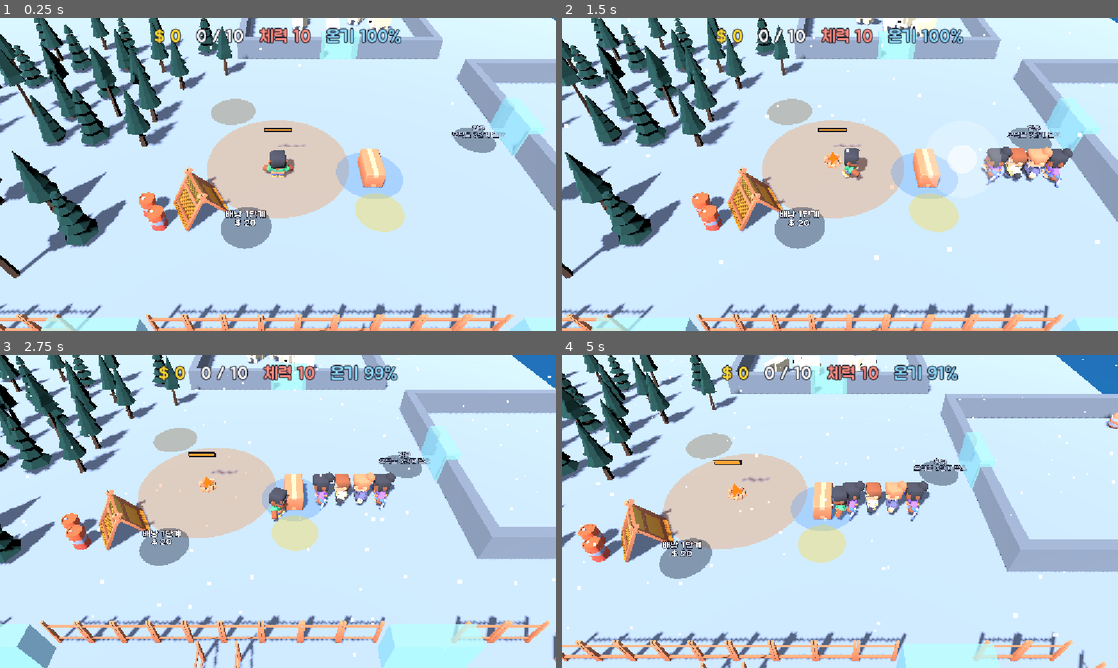
Above: before the commit, frames 1-4 (two rows, left to right).
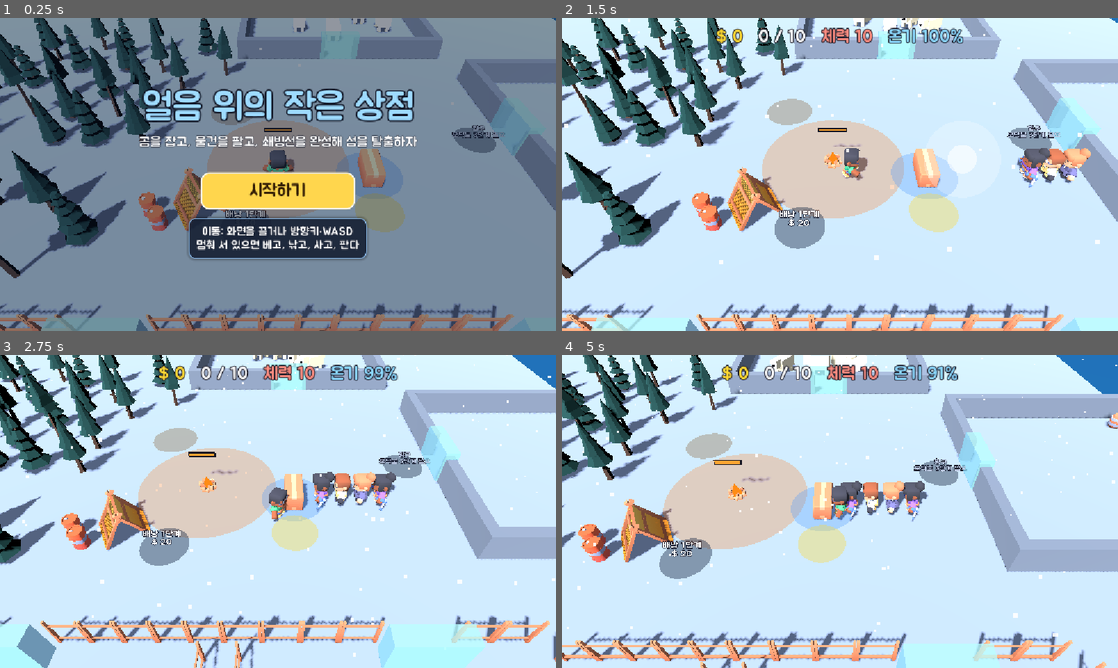
Above: after the commit, the same moments.

Repository: kimpro4214/FrostCamp
Game: Godot game, scene res://frost_camp/scenes/main.tscn
Same seed, same stepped clock (60 frames per second), same inputs: the game is played once before the commit and once after it.
Inputs (mouse positions are in pixels of both pictures, inside the frame that each line leads up to):
- Up to frame 1 (0.25 s): no input
- Up to frame 2 (1.5 s): click (840, 190) at 0.5 s, where only the run after the commit has a clickable "시작하기"; tap Enter (ui_accept) at 1.25 s; move the mouse to (962, 158) at 1.27 s; hold D from 1.28 s (still down); hold Enter (ui_accept) from 1.28 s (still down); click (962, 158) at 1.42 s
- Up to frame 3 (2.75 s): release D at 2 s; release Enter (ui_accept) at 2 s; drag from (166, 527) to (250, 574) at 2.02 s
- Up to frame 4 (5 s): move the mouse to (895, 442) at 2.77 s; hold D 2.78-3.5 s; hold Enter (ui_accept) 2.78-3.5 s; drag from (812, 574) to (673, 464) at 3.52 s; move the mouse to (1006, 558) at 4.27 s; hold A from 4.28 s (still down); hold Enter (ui_accept) from 4.28 s (still down)

The runs differ from the first frame. In frame 1, 97% of the frame differs, in the area x 0-100%, y 0-100%; in frame 2, 2.2%; in frame 3, 0.6%; in frame 4, 1.0%.

Commit message:
feat: 프로스트 캠프 시작 화면과 공용 UI 모양 추가

Diff:
--- a/frost_camp/scenes/main.gd
+++ b/frost_camp/scenes/main.gd
@@ -15,6 +15,7 @@
 const WallView := preload("res://frost_camp/scenes/wall_view.gd")
 const FishingView := preload("res://frost_camp/scenes/fishing_view.gd")
 const GunView := preload("res://frost_camp/scenes/gun_view.gd")
+const Title := preload("res://frost_camp/ui/title.gd")
 const Ending := preload("res://frost_camp/scenes/ending.gd")
 const ConveyorView := preload("res://frost_camp/scenes/conveyor_view.gd")
 ## 습격 방향 화살표가 플레이어에서 떨어진 거리, 이보다 가까운 곰은 가리키지 않는다
@@ -35,6 +36,11 @@
 var _last_stack := 0
 var _step_timer := 0.0
 var _raid_arrow: Node3D
+
+## true면 시작 화면 없이 바로 시작한다(화면 확인용 스크립트가 쓴다).
+var skip_title := false
+## 시작 화면에서 "시작하기"를 누르기 전에는 시간이 흐르지 않는다.
+var started := false
 
 @onready var _player: CharacterBody3D = $Player
 @onready var _camera: Camera3D = $Camera3D
@@ -131,6 +137,7 @@
 	_camera.target = _player
 	_camera.snap()
 	_bake_navigation()
+	_show_title()
 
 
 ## 시설마다 체력 표시와 수리 존을 붙인다. 판매대는 계산대 모델, 적치장은 통나무 더미가 부서지는 대상이다.
@@ -352,7 +359,27 @@
 
 
 func _physics_process(delta: float) -> void:
-	sim.tick(delta)
+	if started:
+		sim.tick(delta)
+
+
+## 시작 화면을 띄우고, 누르기 전까지 플레이어와 HUD를 멈춰 둔다.
+func _show_title() -> void:
+	if skip_title:
+		_on_started()
+		return
+	_hud.visible = false
+	_player.set_physics_process(false)
+	var title := Title.new()
+	add_child(title)
+	title.started.connect(_on_started)
+
+
+func _on_started() -> void:
+	started = true
+	_hud.visible = true
+	_player.set_physics_process(true)
+	_sfx.play("purchase")
 
 
 func _process(delta: float) -> void:
--- /dev/null
+++ b/frost_camp/ui/title.gd
@@ -0,0 +1,63 @@
+extends CanvasLayer
+## 시작 화면. 캠프 위에 제목과 시작 버튼, 조작 안내를 띄운다. 시작을 누르면(또는 Enter·Space) 사라지며 게임이 흐른다.
+
+signal started
+
+const UiStyle := preload("res://frost_camp/ui/ui_style.gd")
+
+var _root: Control
+
+
+func _ready() -> void:
+	layer = 20
+	_root = Control.new()
+	_root.set_anchors_preset(Control.PRESET_FULL_RECT)
+	add_child(_root)
+	var dim := ColorRect.new()
+	dim.set_anchors_preset(Control.PRESET_FULL_RECT)
+	dim.color = Color(0.04, 0.08, 0.16, 0.45)
+	_root.add_child(dim)
+	var center := CenterContainer.new()
+	center.set_anchors_preset(Control.PRESET_FULL_RECT)
+	_root.add_child(center)
+	var box := VBoxContainer.new()
+	box.alignment = BoxContainer.ALIGNMENT_CENTER
+	box.add_theme_constant_override("separation", 18)
+	center.add_child(box)
+	var title := UiStyle.label("얼음 위의 작은 상점", 76, UiStyle.ICE)
+	title.horizontal_alignment = HORIZONTAL_ALIGNMENT_CENTER
+	box.add_child(title)
+	var subtitle := UiStyle.label("곰을 잡고, 물건을 팔고, 쇄빙선을 완성해 섬을 탈출하자", 28)
+	subtitle.horizontal_alignment = HORIZONTAL_ALIGNMENT_CENTER
+	box.add_child(subtitle)
+	var gap := Control.new()
+	gap.custom_minimum_size.y = 12
+	box.add_child(gap)
+	var start := Button.new()
+	start.text = "시작하기"
+	start.custom_minimum_size = Vector2(320, 76)
+	start.size_flags_horizontal = Control.SIZE_SHRINK_CENTER
+	UiStyle.style_button(start, 36)
+	start.pressed.connect(_start)
+	box.add_child(start)
+	var help := PanelContainer.new()
+	help.add_theme_stylebox_override("panel", UiStyle.panel(14, 16.0))
+	help.size_flags_horizontal = Control.SIZE_SHRINK_CENTER
+	box.add_child(help)
+	var tips := UiStyle.label("이동: 화면을 끌거나 방향키·WASD\n멈춰 서 있으면 베고, 낚고, 사고, 판다", 24)
+	tips.horizontal_alignment = HORIZONTAL_ALIGNMENT_CENTER
+	help.add_child(tips)
+	start.grab_focus.call_deferred()
+
+
+func _unhandled_input(event: InputEvent) -> void:
+	if event.is_action_pressed("ui_accept"):
+		_start()
+
+
+func _start() -> void:
+	if not visible:
+		return
+	visible = false
+	started.emit()
+	queue_free()
--- /dev/null
+++ b/frost_camp/ui/ui_style.gd
@@ -0,0 +1,47 @@
+extends RefCounted
+## 화면 UI가 같이 쓰는 모양: 둥근 패널, 버튼, 글자. 시작 화면·HUD·결과 화면이 같은 느낌을 갖게 한다.
+
+const PANEL_COLOR := Color(0.09, 0.13, 0.21, 0.88)
+const BORDER_COLOR := Color(0.55, 0.75, 0.95, 0.9)
+const GOLD := Color(1.0, 0.84, 0.3)
+const ICE := Color(0.62, 0.86, 1.0)
+const OUTLINE := Color(0.06, 0.08, 0.14)
+
+
+## 둥근 모서리와 얇은 테두리가 있는 반투명 패널
+static func panel(radius := 18, margin := 18.0, color := PANEL_COLOR) -> StyleBoxFlat:
+	var box := StyleBoxFlat.new()
+	box.bg_color = color
+	box.set_corner_radius_all(radius)
+	box.set_border_width_all(2)
+	box.border_color = BORDER_COLOR
+	box.set_content_margin_all(margin)
+	box.shadow_color = Color(0, 0, 0, 0.25)
+	box.shadow_size = 6
+	return box
+
+
+## 큰 금빛 버튼(보통, 올림, 누름 세 모양)
+static func style_button(button: Button, font_size := 32) -> void:
+	for state in ["normal", "hover", "pressed", "focus"]:
+		var box := StyleBoxFlat.new()
+		box.bg_color = GOLD.darkened(0.15 if state == "pressed" else 0.0).lightened(0.12 if state == "hover" else 0.0)
+		box.set_corner_radius_all(16)
+		box.set_content_margin_all(14.0)
+		box.border_color = Color(1, 1, 1, 0.9) if state == "focus" else GOLD.darkened(0.35)
+		box.set_border_width_all(3)
+		button.add_theme_stylebox_override(state, box)
+	button.add_theme_font_size_override("font_size", font_size)
+	for color_name in ["font_color", "font_hover_color", "font_pressed_color", "font_focus_color"]:
+		button.add_theme_color_override(color_name, Color(0.2, 0.12, 0.02))
+
+
+## 테두리 있는 글자
+static func label(text: String, font_size: int, color := Color.WHITE) -> Label:
+	var l := Label.new()
+	l.text = text
+	l.add_theme_font_size_override("font_size", font_size)
+	l.add_theme_color_override("font_color", color)
+	l.add_theme_color_override("font_outline_color", OUTLINE)
+	l.add_theme_constant_override("outline_size", maxi(font_size / 6, 4))
+	return l
Not shown, added: frost_camp/ui/title.gd.uid
Not shown, added: frost_camp/ui/ui_style.gd.uid
